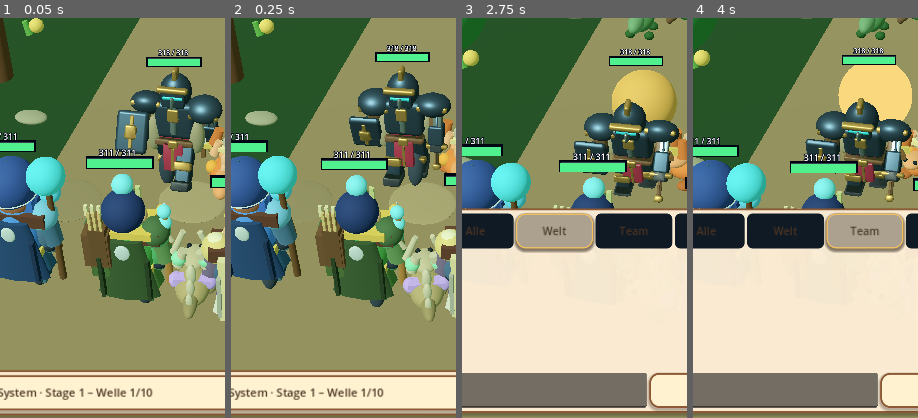
Above: before the commit, frames 1-4 (left to right).
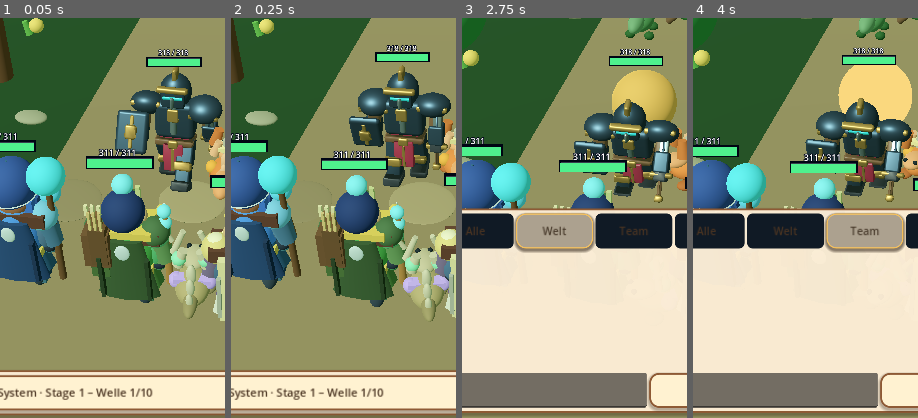
Above: after the commit, the same moments.

Repository: xynewageyx/TitanLegend
Game: Godot game, scene res://scenes/main.tscn
The game is run twice, just before and just after one commit, with the same random seed, the same clock (stepped at 60 frames per second) and the same inputs.
Inputs (mouse positions are % of the whole screen's width and height, from its top left):
- Up to frame 1 (0.05 s): no input
- Up to frame 2 (0.25 s): no input
- Up to frame 3 (2.75 s): click "☰ System · Stage 1 – Welle 1/…" at 0.5 s; click (26, 86) at 1.27 s; type "12" at 1.35 s; click "Welt" at 2 s
- Up to frame 4 (4 s): click "Alle" at 2.75 s; click "Team" at 3.5 s
The pictures show only the part of the screen within x 9-59%, y 40-90%; the shares and areas given below are measured in that part.

The runs differ from the first frame. In frame 1, 0.7% of the frame differs, in the area x 65-95%, y 24-42%; in frame 2, 0.5%; in frame 3, 0.1%; in frame 4, 0.1%.

Commit message:
Update 247: hide placeholder combat limbs and weapons when animated GLB hero loads

Diff:
--- a/scripts/hero_combat_motion.gd
+++ b/scripts/hero_combat_motion.gd
@@ -17,6 +17,16 @@
  imported_animation_model = hero.get_node_or_null("TitanImportedModel") as Node3D
  if imported_animation_model != null:
   imported_animation_player = TitanModelLoader._find_animation_player(imported_animation_model)
+  if imported_animation_player != null:
+   _hide_procedural_limbs()
+
+func _hide_procedural_limbs() -> void:
+ # Keep combat flashes and tank status effects; only retire placeholder limbs
+ # and the procedural equipment attached to them.
+ for part in [left_arm, right_arm, left_leg, right_leg]:
+  if part != null:
+   part.visible = false
+
 
 func _play_imported_state(state: StringName) -> void:
  if imported_animation_player == null:
